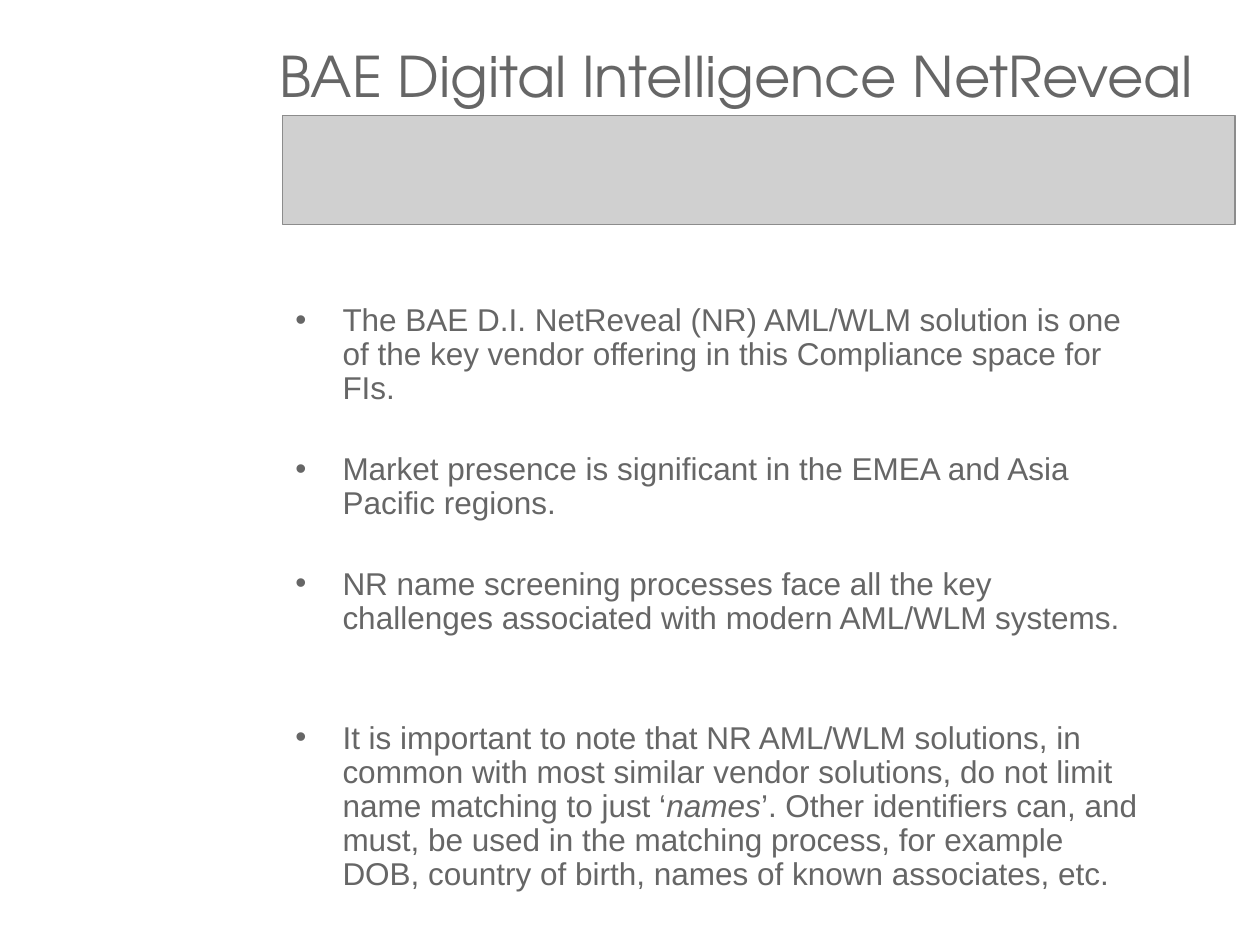
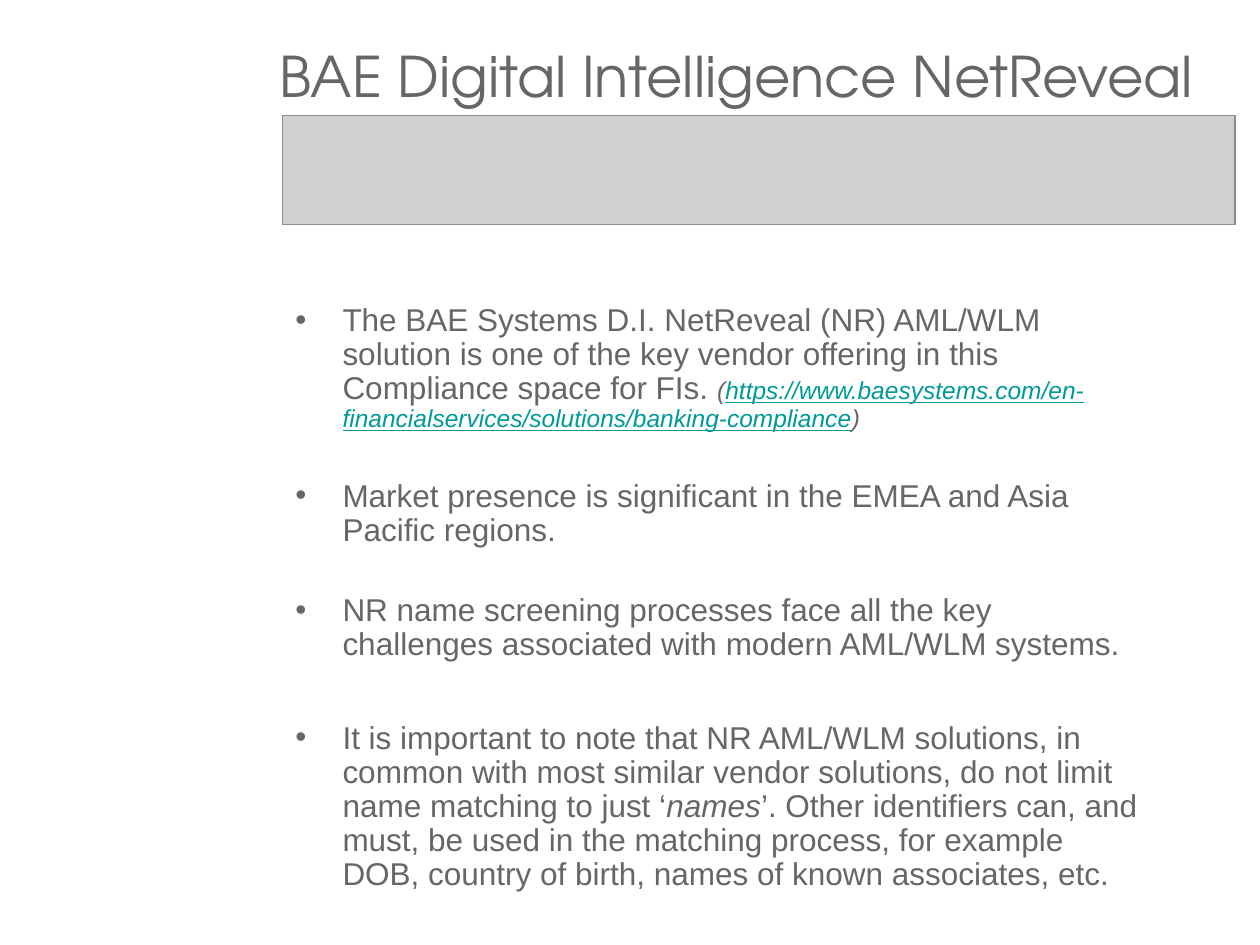
Before and after one commit to JackDaedalus/DataMgmtCA1, a slide deck: slide 10 of PPT_CA1/Data Management - CA1 - AML WLM Ethics - Student Ciaran Finnegan d21124026 v1-4 240222.pptx. Drawn at 1260x945 pixels with LibreOffice and Linux fonts; fonts in the diff are those of the drawing; grey boxes stand for pictures; background and template pictures are left out. Boxes give left, top, right and bottom in pixels: in the first picture for what was removed or moved away, otherwise in the second. Text is boxed around its words. In the diff, an @@ line names an element or a change of style, - is before the commit and + after.

```diff
--- a/PPT_CA1/Data Management - CA1 - AML WLM Ethics - Student Ciaran Finnegan d21124026 v1-4 240222.pptx
+++ b/PPT_CA1/Data Management - CA1 - AML WLM Ethics - Student Ciaran Finnegan d21124026 v1-4 240222.pptx
@@ text at box(343, 308, 1084, 432): text changed @@
-• The BAE D.I. NetReveal (NR) AML/WLM solution is one of the key vendor offering in this Compliance space for FIs.
+• The BAE Systems D.I. NetReveal (NR) AML/WLM solution is one of the key vendor offering in this Compliance space for FIs. (https://www.baesystems.com/en-financialservices/solutions/banking-compliance)
```
Also in this commit, not shown: 6 other slides changed.
